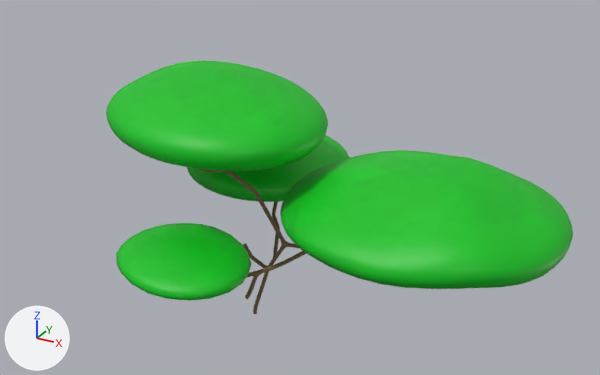
What one commit did to the Blender file data/Assets/Models/Vegetation/Tree 6.blend.
The view is the same before and after, from a 50 mm lens placed at (115.7, -182.4, 134.7), pointed at (13.0, 4.5, 41.3). Every picture has the same lights, and +X, +Y and +Z are marked at lower left.

The scene before the commit, as lines of its bpy script (objects in view):
```python
ob_icosphere = bpy.data.objects.new('Icosphere', me_icosphere)
ob_icosphere.location = (0.0, 0.0, 0.0)
ob_icosphere_001 = bpy.data.objects.new('Icosphere.001', me_icosphere_001)
ob_icosphere_001.location = (-11.3, 27.2, 34.2)
ob_icosphere_001.scale = (1.73, 1.73, 2.83)
ob_icosphere_002 = bpy.data.objects.new('Icosphere.002', me_icosphere_002)
ob_icosphere_002.location = (-2.7, -30.8, 30.2)
ob_icosphere_002.rotation_euler = (0.0, 0.0, -0.485)  # degrees (0, 0, -28)
ob_icosphere_002.scale = (1.37, 1.11, 1.48)
ob_icosphere_003 = bpy.data.objects.new('Icosphere.003', me_icosphere_003)
ob_icosphere_003.location = (-12.7, 0.1, 57.3)
ob_icosphere_003.rotation_euler = (0.0, 0.0, -0.485)  # degrees (0, 0, -28)
ob_icosphere_003.scale = (2.4, 1.94, 3.54)
ob_vert = bpy.data.objects.new('Vert', me_vert)
ob_vert.location = (0.0, 0.1, 0.8)
ob_vert.scale = (2.5, 2.5, 2.5)
```
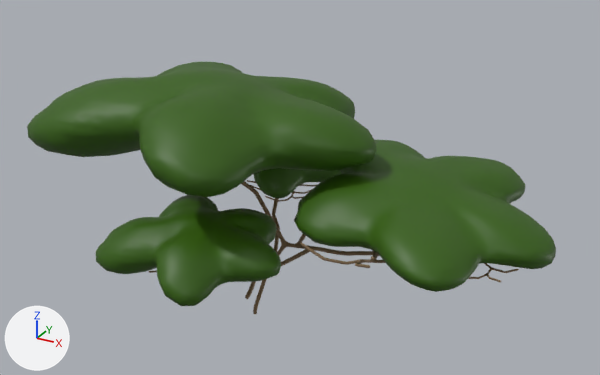
The change, as a list of edits to the scene's bpy script:
```text
Change mat_mat_leaves:
    remove mat_mat_leaves.texture = img_leaves_d_png
    add mat_mat_leaves.base_color = (0.0349, 0.116, 0.000299)  # dark green #346001
Add me_mesh_003:
    me_mesh_003.from_pydata(...)  # 1875 vertices, 3746 faces; spans x -3.63..1.26, y -2.3..2.69, z -2.7..1.46
    me_mesh_003.polygons.foreach_set('use_smooth', [True] * 3746)
    me_mesh_003.materials.append(mat_mat_leaves)  # dark green #346001
Change ob_icosphere:
    add ob_icosphere.hide_set(True)
Remove ob_icosphere_001:
    ob_icosphere_001 = bpy.data.objects.new('Icosphere.001', me_icosphere_001)
    ob_icosphere_001.location = (-11.3, 27.2, 34.2)
    ob_icosphere_001.scale = (1.73, 1.73, 2.83)
Remove ob_icosphere_002:
    ob_icosphere_002 = bpy.data.objects.new('Icosphere.002', me_icosphere_002)
    ob_icosphere_002.location = (-2.7, -30.8, 30.2)
    ob_icosphere_002.rotation_euler = (0.0, 0.0, -0.485)  # degrees (0, 0, -28)
    ob_icosphere_002.scale = (1.37, 1.11, 1.48)
Remove ob_icosphere_003:
    ob_icosphere_003 = bpy.data.objects.new('Icosphere.003', me_icosphere_003)
    ob_icosphere_003.location = (-12.7, 0.1, 57.3)
    ob_icosphere_003.rotation_euler = (0.0, 0.0, -0.485)  # degrees (0, 0, -28)
    ob_icosphere_003.scale = (2.4, 1.94, 3.54)
Add ob_mball_003:
    ob_mball_003 = bpy.data.objects.new('Mball.003', me_mesh_003)
    ob_mball_003.location = (6.5, -17.2, 35.8)
    ob_mball_003.rotation_euler = (-0.134, 0.202, 1.215)  # degrees (-7.7, 12, 70)
    ob_mball_003.scale = (8.82, 8.8, 4.93)
Add ob_mball_002:
    ob_mball_002 = bpy.data.objects.new('Mball.002', me_mesh_003.copy())
    ob_mball_002.location = (-5.1, 45.3, 36.6)
    ob_mball_002.rotation_euler = (-0.134, 0.202, 1.215)  # degrees (-7.7, 12, 70)
    ob_mball_002.scale = (8.82, 8.8, 4.93)
Add ob_mball_001:
    ob_mball_001 = bpy.data.objects.new('Mball.001', me_mesh_003.copy())
    ob_mball_001.location = (3.6, 15.6, 59.9)
    ob_mball_001.rotation_euler = (-0.154, 0.252, 1.211)  # degrees (-8.8, 14, 69)
    ob_mball_001.scale = (17.1, 17.2, 7.6)
Add ob_mball_005:
    ob_mball_005 = bpy.data.objects.new('Mball.005', me_mesh_003.copy())
    ob_mball_005.location = (67.2, 3.4, 42.5)
    ob_mball_005.rotation_euler = (-0.0894, 0.25, 0.0412)  # degrees (-5.1, 14, 2.4)
    ob_mball_005.scale = (13.7, 13.8, 5.31)
```

Changed parts and their boxes (x1, y1, x2, y2) in the pictures (600 x 375 px):
'Icosphere', hidden (green): before (280, 150, 573, 289)
'Mball.001', added (green): after (27, 62, 376, 197)
'Mball.005', added (green): after (294, 140, 556, 292)
'Icosphere.003', deleted (green): before (106, 60, 328, 171)
'Mball.003', added (green): after (96, 195, 281, 306)
'Icosphere.002', deleted (green): before (116, 223, 251, 300)
'Icosphere.001', deleted (green): before (187, 135, 349, 202)
'Mball.002', added (green): after (253, 168, 342, 198)
